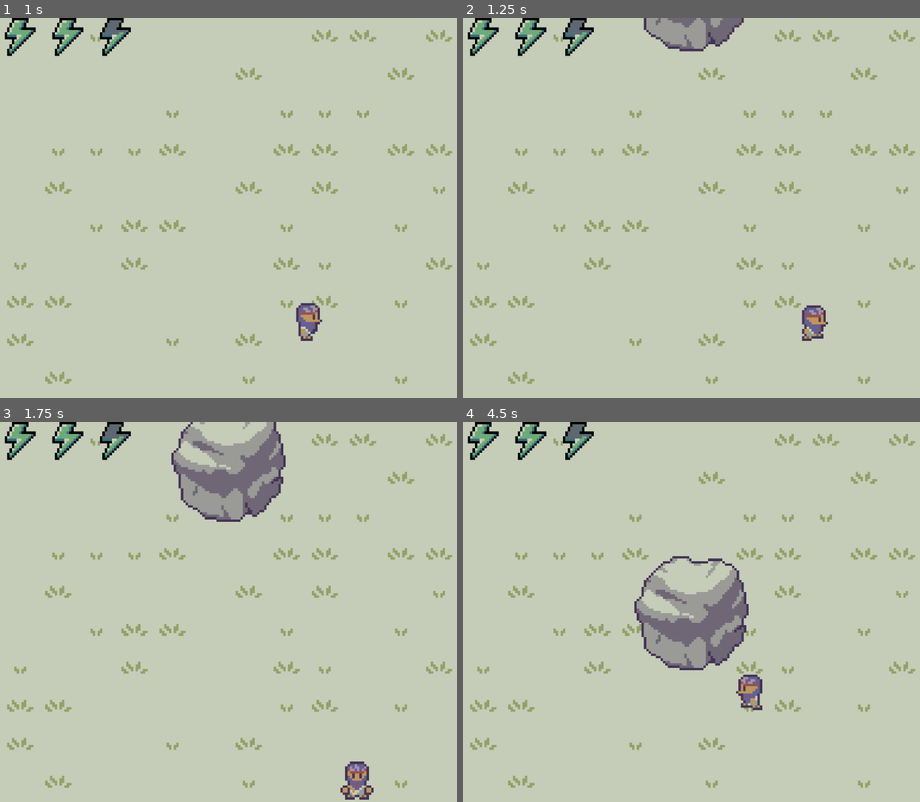
Above: before the commit, frames 1-4 (two rows, left to right).
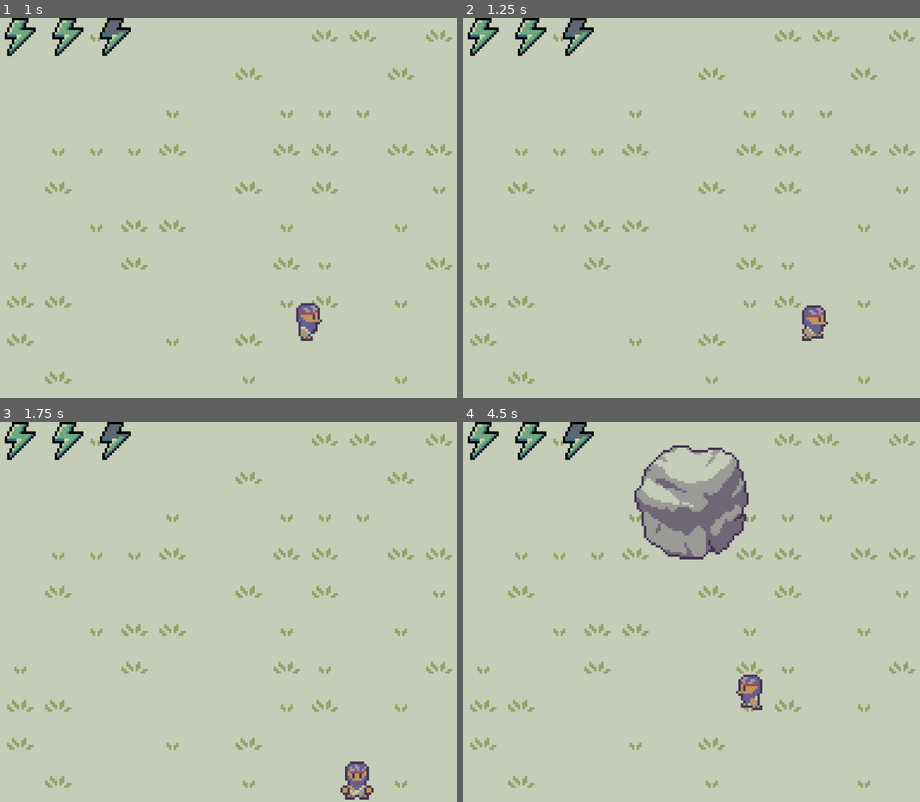
Above: after the commit, the same moments.

Repository: michasng/sisyphus
Game: Godot game, scene res://scenes/game.tscn
Two runs of this game, one before a commit and one after it. Both use one fixed random seed, a clock stepped at 60 frames per second and the inputs below.
Inputs:
- Up to frame 1 (1 s): tap Enter at 0.5 s; hold D (right) from 0.53 s (still down); hold Shift (sprint) from 0.53 s (still down)
- Up to frame 2 (1.25 s): keep holding D (right); keep holding Shift (sprint)
- Up to frame 3 (1.75 s): release D (right) at 1.28 s; release Shift (sprint) at 1.28 s; hold S (down) from 1.28 s (still down); tap Shift (sprint) at 1.35 s
- Up to frame 4 (4.5 s): release S (down) at 2.03 s; hold D (right) 2.03-2.78 s; hold Shift (sprint) 2.03-2.78 s; hold W (up) 2.78-3.53 s; tap Shift (sprint) at 2.85, 4.35 s; hold Shift (sprint) 3.53-4.28 s; hold A (left) from 3.53 s (still down)

Frame 1 is identical in both runs. In frame 2, 1.4% of the frame differs, in the area x 39-62%, y 0-9%; in frame 3, 4.5%; in frame 4, 9.3%, in the area x 37-63%, y 6-66%.

Commit message:
Add camera shake when boulder is stopped

Diff:
--- a/scenes/game.tscn
+++ b/scenes/game.tscn
@@ -39,15 +39,15 @@
 
 [node name="Boulder" parent="YSorted" node_paths=PackedStringArray("player") instance=ExtResource("3_lbhrr")]
 position = Vector2(0, -160)
+player = NodePath("../Player")
 state = 2
-velocity = Vector2(0, 56)
-player = NodePath("../Player")
 
-[node name="Camera2D" type="Camera2D" parent="." node_paths=PackedStringArray("target")]
+[node name="GameCamera" type="Camera2D" parent="." node_paths=PackedStringArray("target")]
 script = ExtResource("5_iywne")
 target = NodePath("../YSorted/Player")
+metadata/_custom_type_script = "uid://bbbvp2jq4pcrw"
 
-[node name="HeadsUpDisplay" type="Control" parent="Camera2D" node_paths=PackedStringArray("player")]
+[node name="HeadsUpDisplay" type="Control" parent="GameCamera" node_paths=PackedStringArray("player")]
 layout_mode = 3
 anchors_preset = 8
 anchor_left = 0.5
@@ -66,7 +66,9 @@
 half_stamina_icon = SubResource("AtlasTexture_gee14")
 empty_stamina_icon = SubResource("AtlasTexture_0tnpc")
 
-[node name="StaminaContainer" type="HBoxContainer" parent="Camera2D/HeadsUpDisplay"]
+[node name="StaminaContainer" type="HBoxContainer" parent="GameCamera/HeadsUpDisplay"]
 layout_mode = 1
 offset_right = 16.0
 offset_bottom = 16.0
+
+[connection signal="state_changed" from="YSorted/Boulder" to="." method="_on_boulder_state_changed"]
--- a/scripts/boulder.gd
+++ b/scripts/boulder.gd
@@ -7,11 +7,15 @@
 	ROLL,
 }
 
+@export var player: Player
+
 var state_timer_seconds := 0.0
 @export var state := State.IDLE:
 	set(value):
+		var previous_state = state
 		state = value
 		state_timer_seconds = 0.0
+		state_changed.emit(previous_state, state)
 
 @export var max_push_velocity_pixels_per_second := 1.5 * Game.TILE_SIZE_PIXELS
 # nearly as fast as the player can walk
@@ -22,7 +26,7 @@
 
 @onready var acceleration_pixels_per_second_squared := max_roll_velocity_pixels_per_second / acceleration_seconds
 
-@export var player: Player
+signal state_changed(previous_state: State, current_state: State)
 
 
 func _physics_process(delta: float) -> void:
@@ -78,8 +82,9 @@
 	# or else other bodies can push this one.
 	# Unlike move_and_slide, delta needs to be applied
 	# and velocity needs to be updated manually.
-	var collision = move_and_collide(velocity * delta, true)
-	if collision:
+	var collided = move_and_collide(velocity * delta, true) != null
+	if collided:
+		state = State.PUSH
 		velocity = Vector2.ZERO
 	else:
 		position += velocity * delta
--- a/scripts/game.gd
+++ b/scripts/game.gd
@@ -2,3 +2,11 @@
 extends Node2D
 
 const TILE_SIZE_PIXELS: int = 16
+
+@onready var boulder: Boulder = $YSorted/Boulder
+@onready var camera: GameCamera = $GameCamera
+
+
+func _on_boulder_state_changed(previous_state: Boulder.State, _current_state: Boulder.State) -> void:
+	if previous_state == Boulder.State.ROLL and boulder.velocity.y > 20.0:
+		camera.shake(0.5)
--- a/scripts/game_camera.gd
+++ b/scripts/game_camera.gd
@@ -3,7 +3,29 @@
 
 @export var target: Node2D
 
+var rng := RandomNumberGenerator.new()
+var shake_strength_pixels := 0.0
+var fade_out_shake_strength_pixels_per_second := 0.0
 
-func _process(_delta: float) -> void:
+
+func _process(delta: float) -> void:
 	if target.position.y <= 0:
 		position.y = target.position.y
+
+	if shake_strength_pixels == 0:
+		offset = Vector2.ZERO
+	else:
+		offset = Vector2(
+			rng.randf_range(-shake_strength_pixels, shake_strength_pixels),
+			rng.randf_range(-shake_strength_pixels, shake_strength_pixels),
+		)
+		shake_strength_pixels = move_toward(shake_strength_pixels, 0, fade_out_shake_strength_pixels_per_second * delta)
+
+
+func shake(strength_pixels: float, fade_out_seconds: float = 0.5) -> void:
+	shake_strength_pixels = strength_pixels
+	if fade_out_seconds > 0:
+		fade_out_shake_strength_pixels_per_second = strength_pixels / fade_out_seconds
+	else:
+		# immediate fade-out in a single frame
+		fade_out_shake_strength_pixels_per_second = strength_pixels * Engine.get_frames_per_second()
